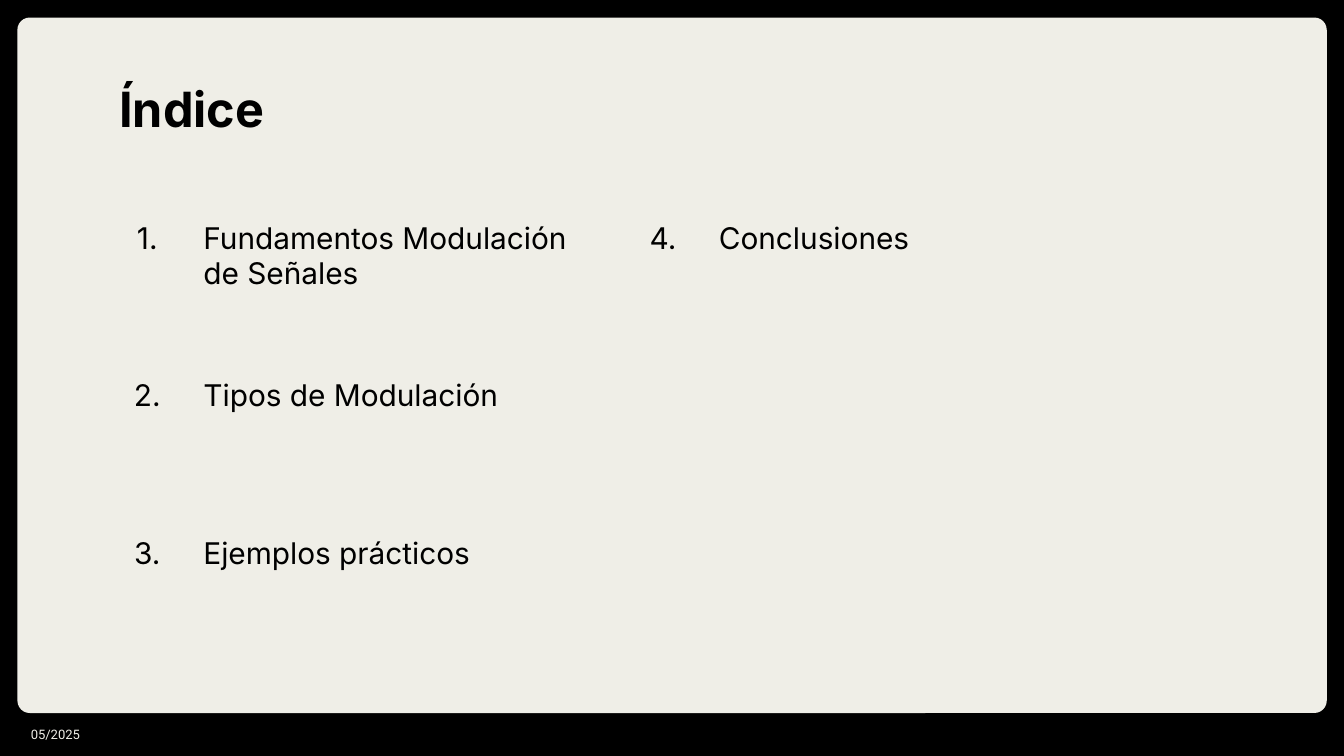
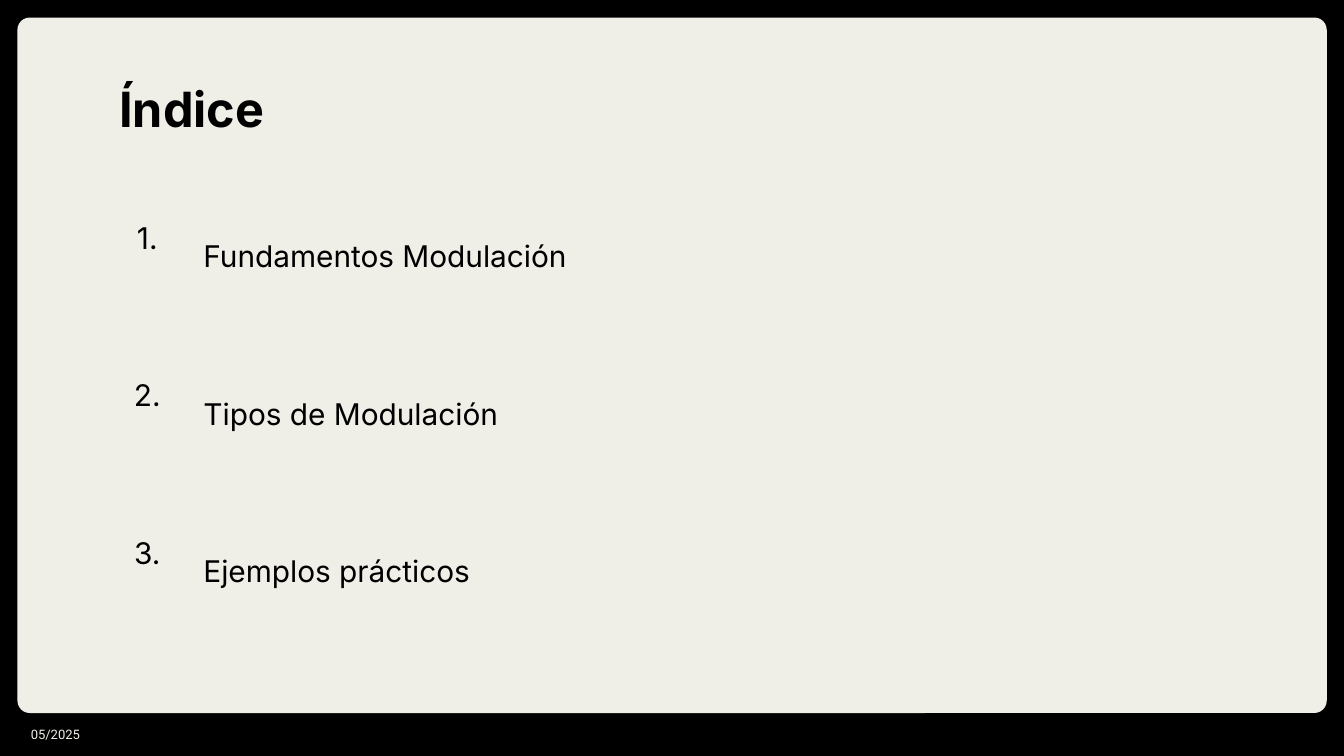
Before and after one commit to juanluserra/master_bigdata, a slide deck: slide 2 of IOT/trabajo/presentacion.pptx. Drawn at 1344x756 pixels with LibreOffice and Linux fonts; fonts in the diff are those of the drawing. Boxes give left, top, right and bottom in pixels: in the first picture for what was removed or moved away, otherwise in the second. Text is boxed around its words. In the diff, an @@ line names an element or a change of style, - is before the commit and + after.

Commit message:
presentacion iot acabada

```diff
--- a/IOT/trabajo/presentacion.pptx
+++ b/IOT/trabajo/presentacion.pptx
@@ vertical alignment top to middle in 3 elements at box(203, 402, 498, 431), box(203, 559, 470, 588), box(203, 244, 566, 268) @@
@@ title removed at box(650, 227, 677, 249) @@
-4.
@@ subtitle removed at box(719, 226, 909, 250) @@
-Conclusiones
@@ subtitle at box(203, 244, 566, 268): text changed @@
-Fundamentos Modulación de Señales
+Fundamentos Modulación
```
Also in this commit, not shown: 1 other file.
